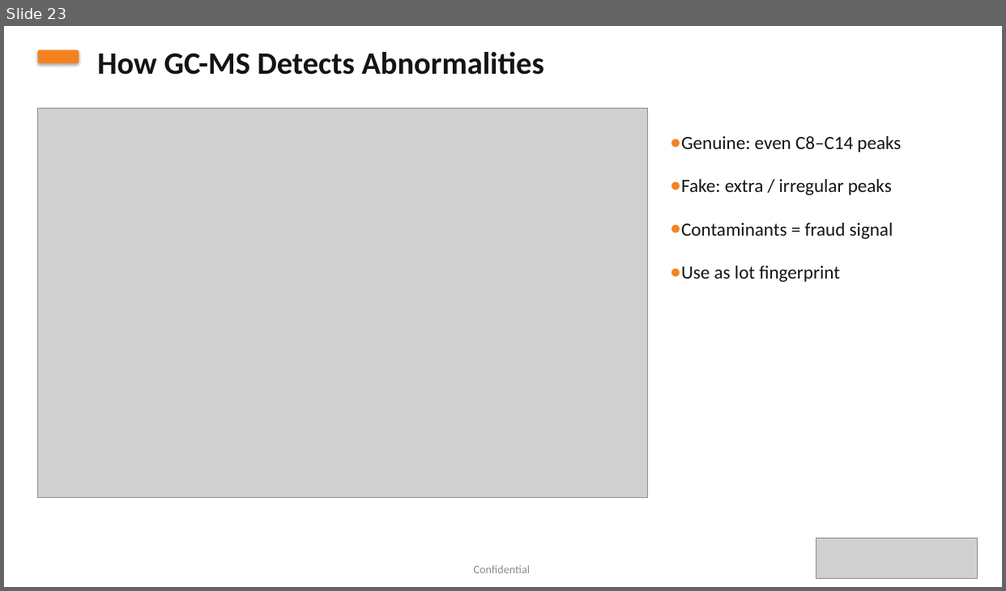
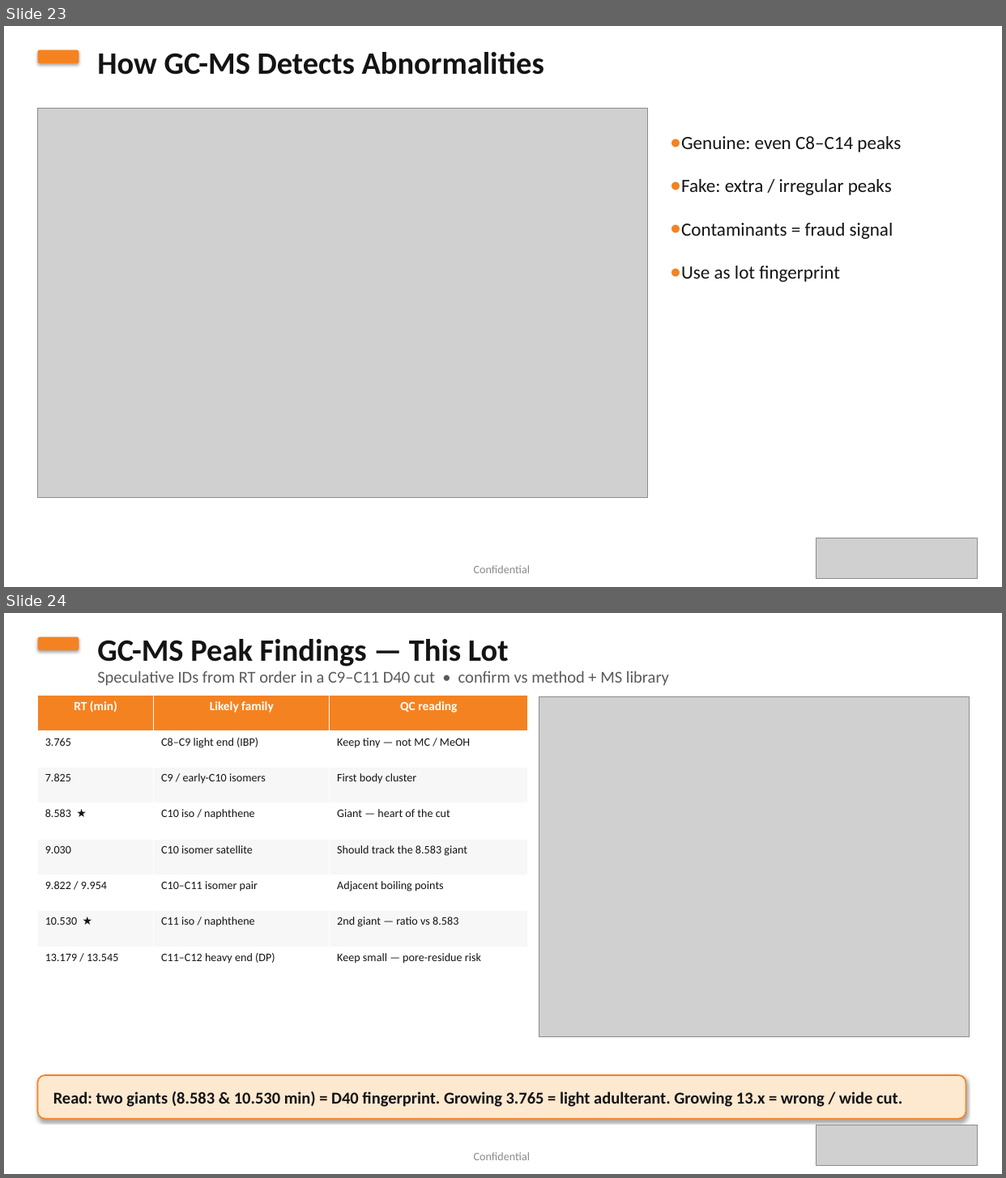
Before and after one commit to rockyforever8-sys/Machine-Learning-Project, a slide deck: presentations/Exxsol_D40_Supply_Chain_Risk_Committee.pptx. Shown one above the other, each under a label of ours: slide 23 before the commit, slides 23 and 24 after it. The pictures are 1006x591 and 1006x1178 pixels, drawn with LibreOffice and Linux fonts; fonts in the diff are those of the drawing; grey boxes stand for pictures. Boxes give left, top, right and bottom in pixels: in the first picture for what was removed or moved away, otherwise in the second. Text is boxed around its words. In the diff, an @@ line names an element or a change of style, - is before the commit and + after.

```diff
--- a/presentations/Exxsol_D40_Supply_Chain_Risk_Committee.pptx
+++ b/presentations/Exxsol_D40_Supply_Chain_Risk_Committee.pptx
@@ slide 24 added at [4,613,1002,1174], background #FFFFFF @@
@@ rounded rectangle added at [38,637,79,650], fill #F58220 @@
@@ text added at [97,639,509,666], 30 pt, text #141414, bold @@
+GC-MS Peak Findings — This Lot
@@ text added at [97,671,669,686], 16 pt, text #5A5A5A @@
+Speculative IDs from RT order in a C9–C11 D40 cut • confirm vs method + MS library
@@ table added at [38,696,528,983], 8 rows, 3 columns @@
+RT (min) | Likely family | QC reading
+3.765 | C8–C9 light end (IBP) | Keep tiny — not MC / MeOH
+7.825 | C9 / early-C10 isomers | First body cluster
+8.583 ★ | C10 iso / naphthene | Giant — heart of the cut
+9.030 | C10 isomer satellite | Should track the 8.583 giant
+9.822 / 9.954 | C10–C11 isomer pair | Adjacent boiling points
+10.530 ★ | C11 iso / naphthene | 2nd giant — ratio vs 8.583
+13.179 / 13.545 | C11–C12 heavy end (DP) | Keep small — pore-residue risk
@@ picture added at [539,697,970,1037] @@
@@ rounded rectangle added at [38,1076,966,1119], fill #FDE8D0, outline #F58220 1.25 pt, 16 pt, text #141414, bold @@
+Read: two giants (8.583 & 10.530 min) = D40 fingerprint. Growing 3.765 = light adulterant. Growing 13.x = wrong / wide cut.
@@ picture added at [816,1126,978,1165] @@
@@ text added at [474,1152,530,1161], 11 pt, text #8A8A8A @@
+Confidential
```
Also in this commit, not shown: 1 slide removed, 4 other files.
